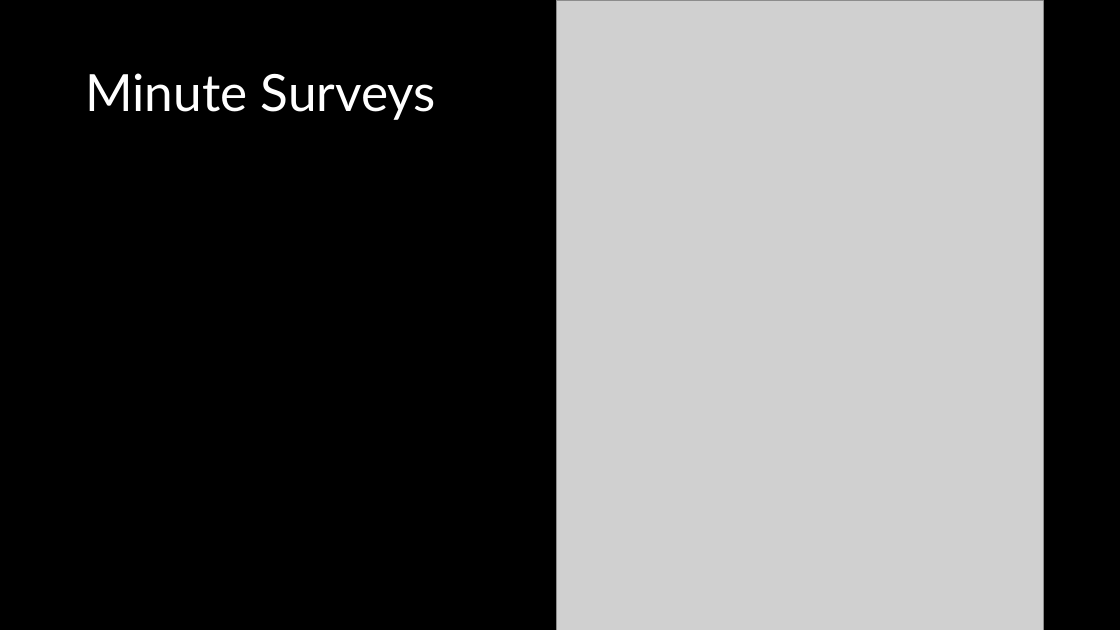
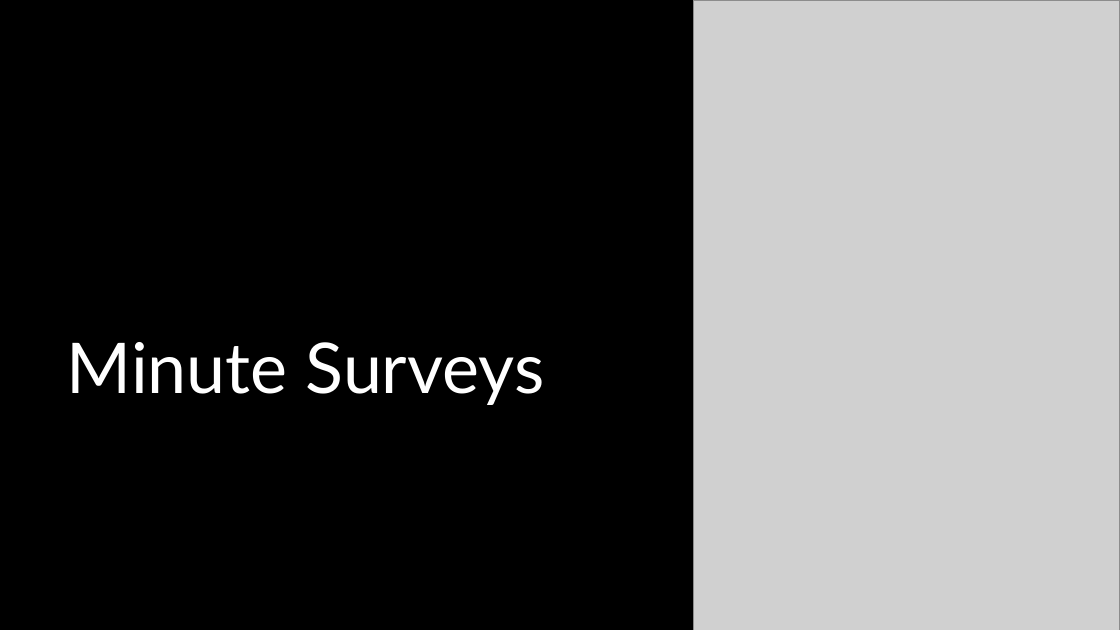
Before and after one commit to crhallberg/IMM120, a slide deck: slide 21 of Presentations/2018-09-04 - Intro.pptx. Drawn at 1120x630 pixels with LibreOffice and Linux fonts; fonts in the diff are those of the drawing; grey boxes stand for pictures. Boxes give left, top, right and bottom in pixels: in the first picture for what was removed or moved away, otherwise in the second. Text is boxed around its words. In the diff, an @@ line names an element or a change of style, - is before the commit and + after.

```diff
--- a/Presentations/2018-09-04 - Intro.pptx
+++ b/Presentations/2018-09-04 - Intro.pptx
@@ picture: place and size @@
-picture at bbox=[556, 0, 1044, 630]
+picture at bbox=[694, 0, 1120, 630]
@@ title "Minute Surveys": place and size @@
-title "Minute Surveys" at bbox=[85, 73, 436, 120]
+title "Minute Surveys" at bbox=[67, 342, 545, 405]
@@ title "Minute Surveys" at bbox=[67, 342, 545, 405]: size 44 to 60 pt; vertical alignment middle to bottom @@
```
Also in this commit, not shown: 4 other slides changed, 8 other files.
